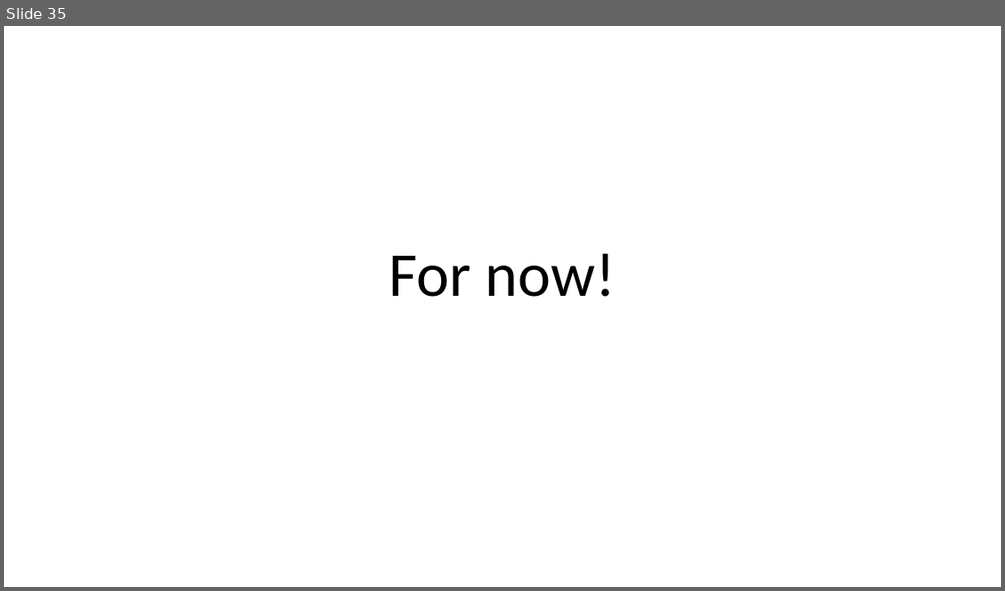
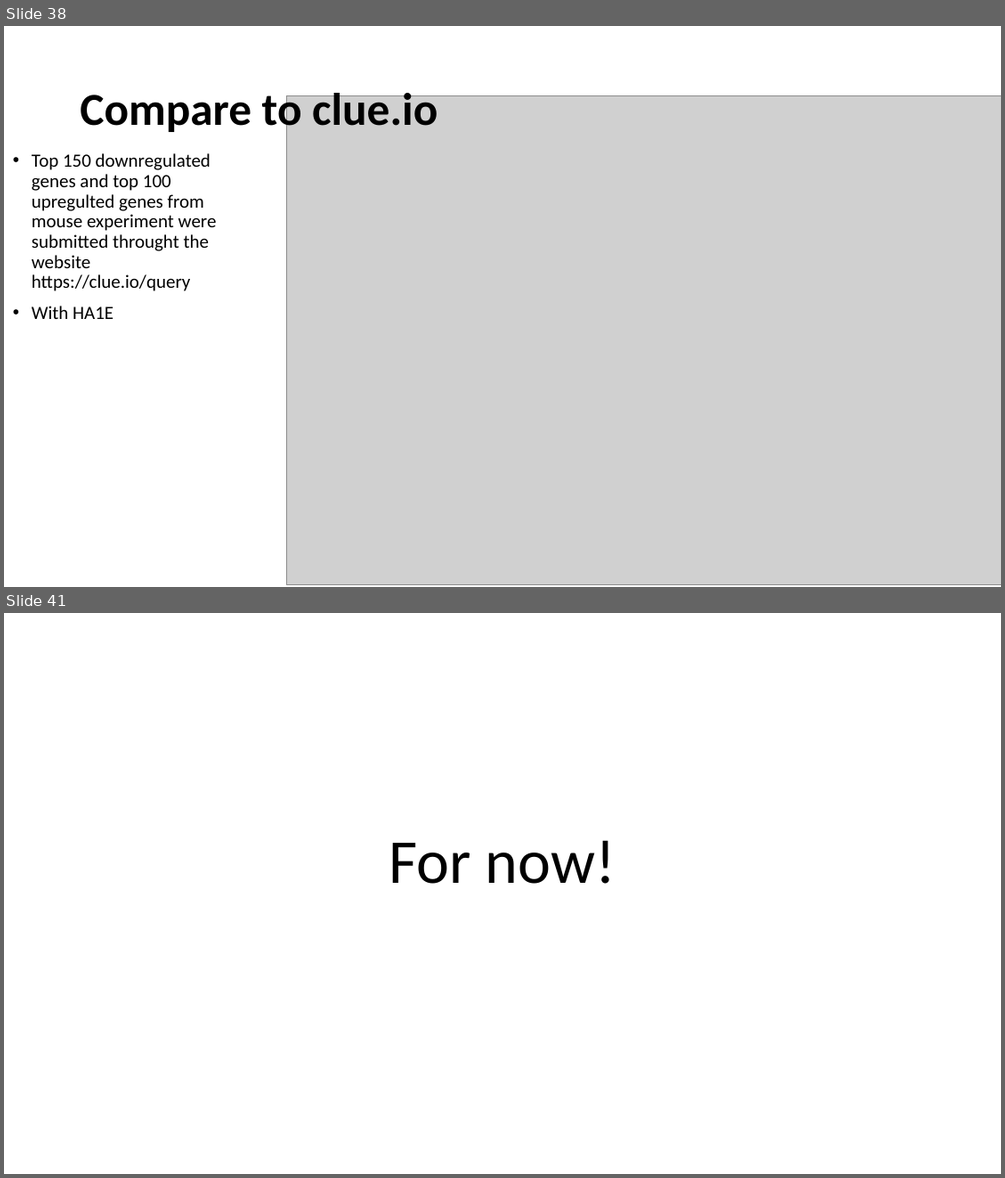
Before and after one commit to RuslanAlali/cMAp_Terzi, a slide deck: cMAP_stats.pptx. Shown one above the other, each under a label of ours: slide 35 before the commit, slides 38 and 41 after it; the slides between them are not shown. The pictures are 1005x591 and 1005x1178 pixels, drawn with LibreOffice and Linux fonts; fonts in the diff are those of the drawing; grey boxes stand for pictures. Boxes give left, top, right and bottom in pixels: in the first picture for what was removed or moved away, otherwise in the second. Text is boxed around its words. In the diff, an @@ line names an element or a change of style, - is before the commit and + after.

```diff
--- a/cMAP_stats.pptx
+++ b/cMAP_stats.pptx
@@ slide 38 added at (4,26,1001,587), background #FFFFFF @@
@@ title added at (80,87,437,135), 44 pt, text #000000, bold @@
+Compare to clue.io
@@ picture added at (286,96,1001,585) @@
@@ text added at (32,153,217,319), 18 pt, text #000000 @@
+• Top 150 downregulated genes and top 100 upregulted genes from mouse experiment were submitted throught the website https://clue.io/query
+• With HA1E
@@ what was slide 35 is now slide 41 @@
```
Also in this commit, not shown: 2 slides changed, 5 other slides added, 1 other file.
